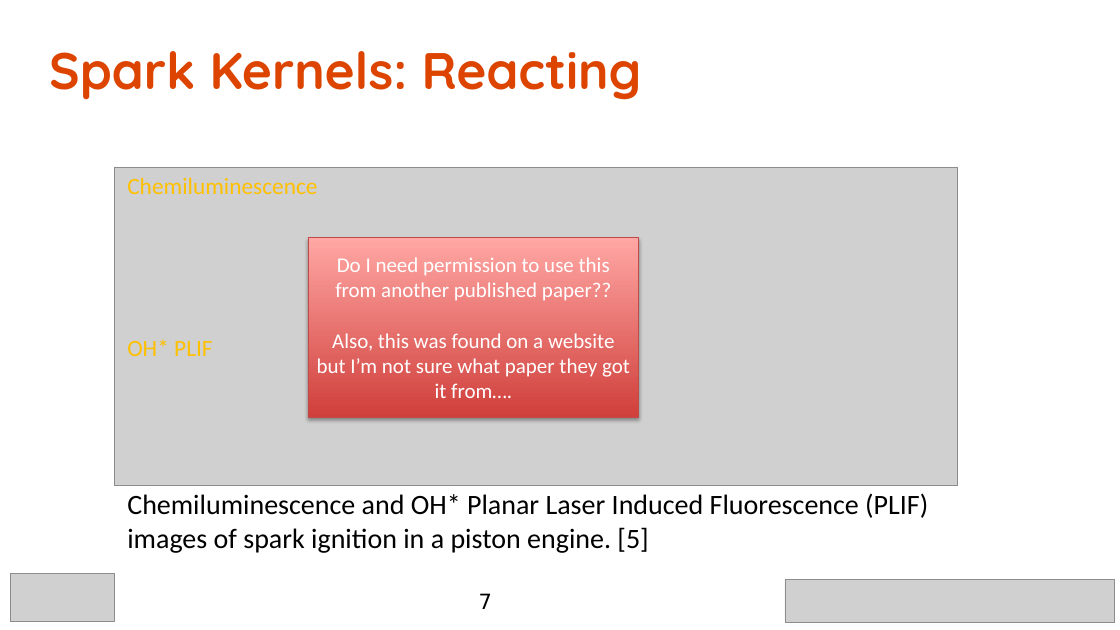
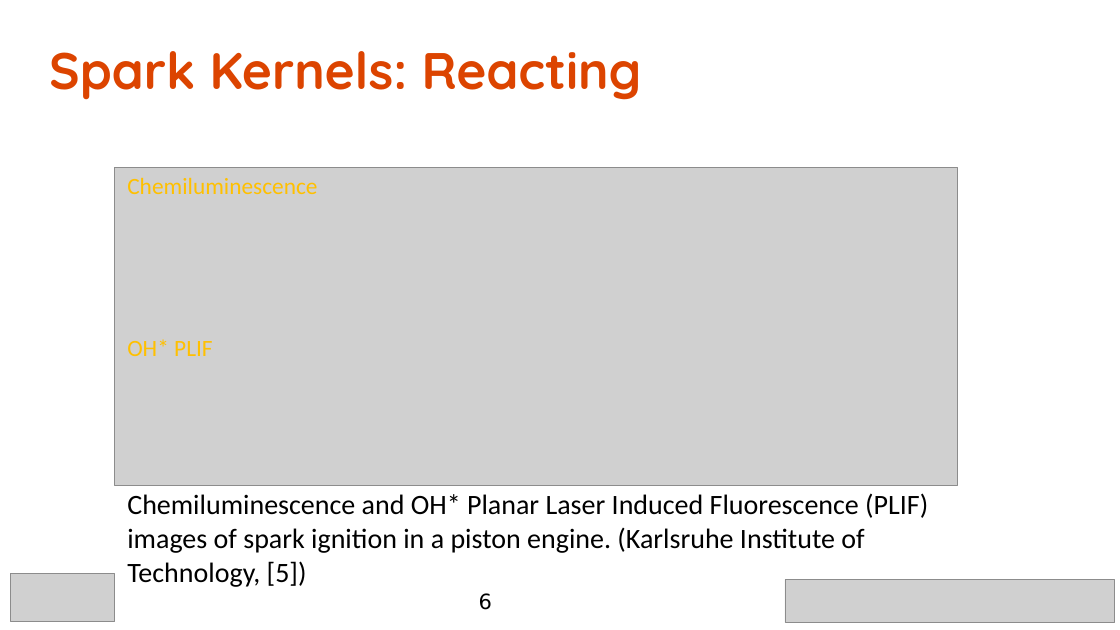
Before and after one commit to caplanda/Spark-Kernels-SciTech-Presentation, a slide deck: slide 6 of Spark Kernels v2.pptx (slide 7 before the commit). Drawn at 1120x630 pixels with LibreOffice and Linux fonts; fonts in the diff are those of the drawing; grey boxes stand for pictures; background and template pictures are left out. Boxes give left, top, right and bottom in pixels: in the first picture for what was removed or moved away, otherwise in the second. Text is boxed around its words. In the diff, an @@ line names an element or a change of style, - is before the commit and + after.

```diff
--- a/Spark Kernels v2.pptx
+++ b/Spark Kernels v2.pptx
@@ rectangle removed at (x1=308, y1=238, x2=639, y2=418) @@
-Do I need permission to use this from another published paper??
-Also, this was found on a website but I’m not sure what paper they got it from….
@@ text at (x1=127, y1=493, x2=928, y2=587): text changed @@
-Chemiluminescence and OH* Planar Laser Induced Fluorescence (PLIF) images of spark ignition in a piston engine. [5]
+Chemiluminescence and OH* Planar Laser Induced Fluorescence (PLIF) images of spark ignition in a piston engine. (Karlsruhe Institute of Technology, [5])
@@ page number at (x1=479, y1=593, x2=492, y2=610): text changed @@
-7
+6
```
Also in this commit, not shown: 9 other slides changed, 2 slides added, 4 slides removed, 27 other files.
